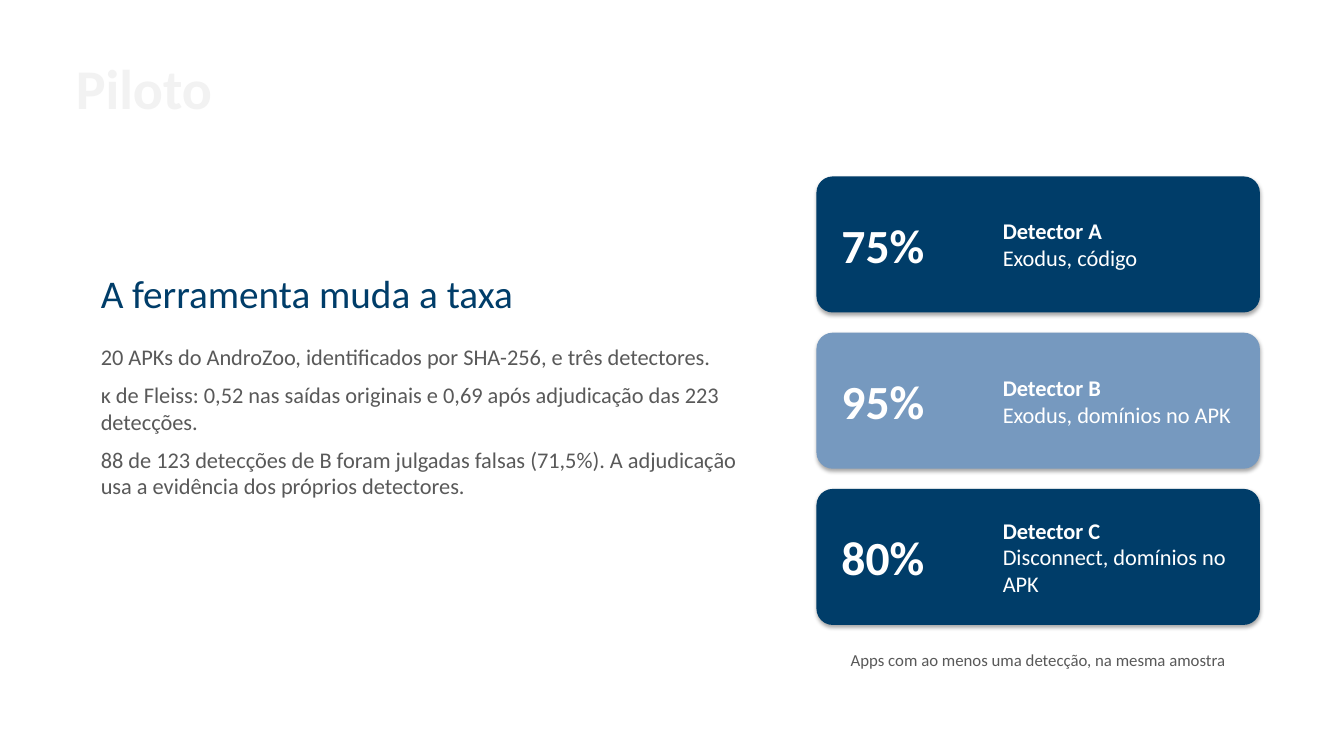
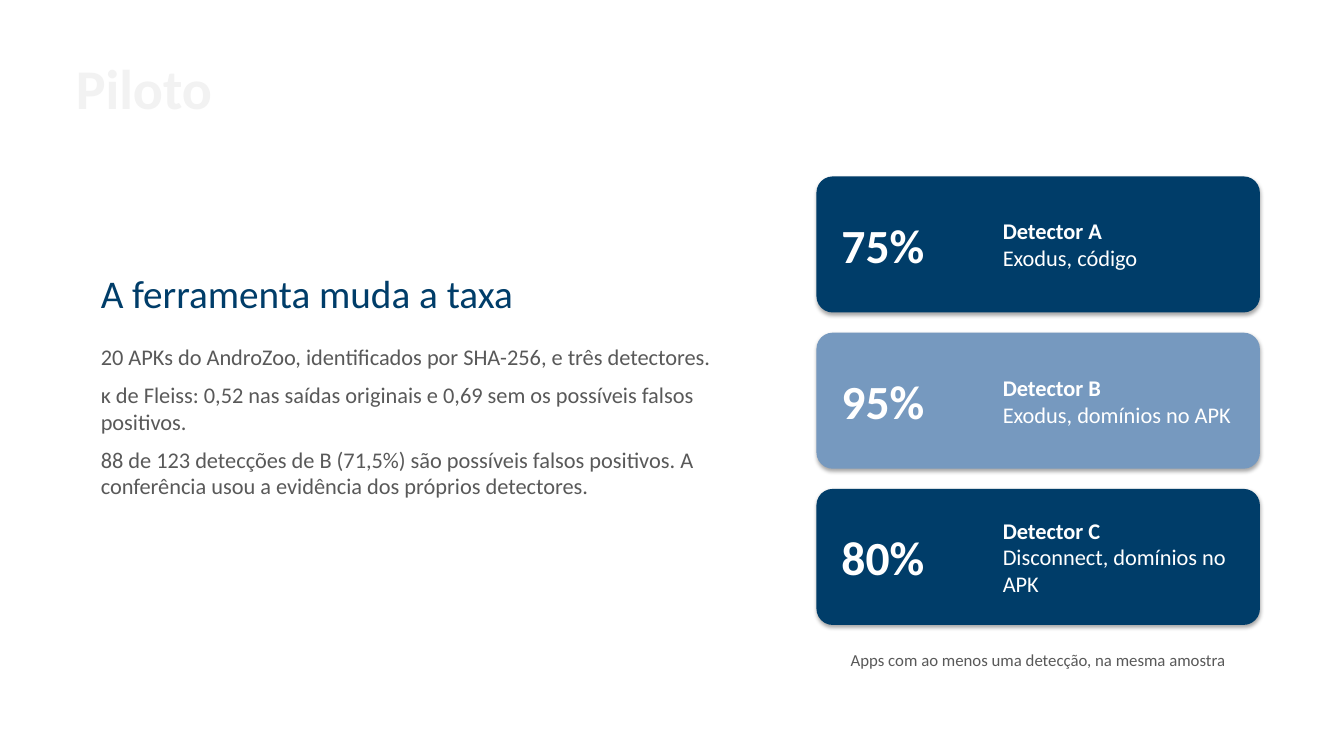
Before and after one commit to ClaudioAMF1/TCC, a slide deck: slide 10 of tcc/apresentacao/simulacao-defesa-rascunho.pptx. Drawn at 1344x756 pixels with LibreOffice and Linux fonts; fonts in the diff are those of the drawing; background and template pictures are left out. Boxes give left, top, right and bottom in pixels: in the first picture for what was removed or moved away, otherwise in the second. Text is boxed around its words. In the diff, an @@ line names an element or a change of style, - is before the commit and + after.

```diff
--- a/tcc/apresentacao/simulacao-defesa-rascunho.pptx
+++ b/tcc/apresentacao/simulacao-defesa-rascunho.pptx
@@ text at <box>101,387,693,498</box>: text changed @@
-κ de Fleiss: 0,52 nas saídas originais e 0,69 após adjudicação das 223 detecções.
-88 de 123 detecções de B foram julgadas falsas (71,5%). A adjudicação usa a evidência dos próprios detectores.
+κ de Fleiss: 0,52 nas saídas originais e 0,69 sem os possíveis falsos positivos.
+88 de 123 detecções de B (71,5%) são possíveis falsos positivos. A conferência usou a evidência dos próprios detectores.
```
Also in this commit, not shown: 2 other files.
